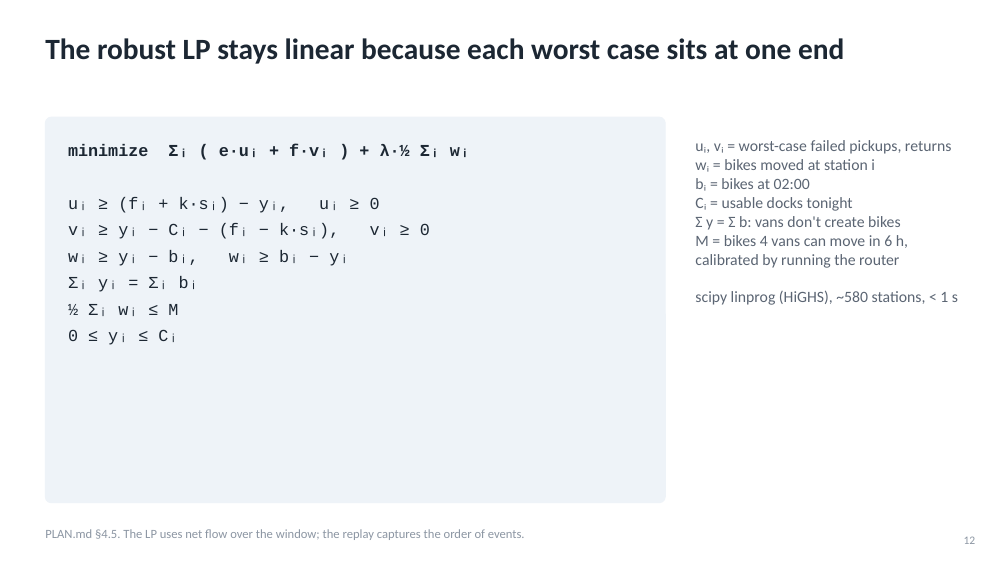
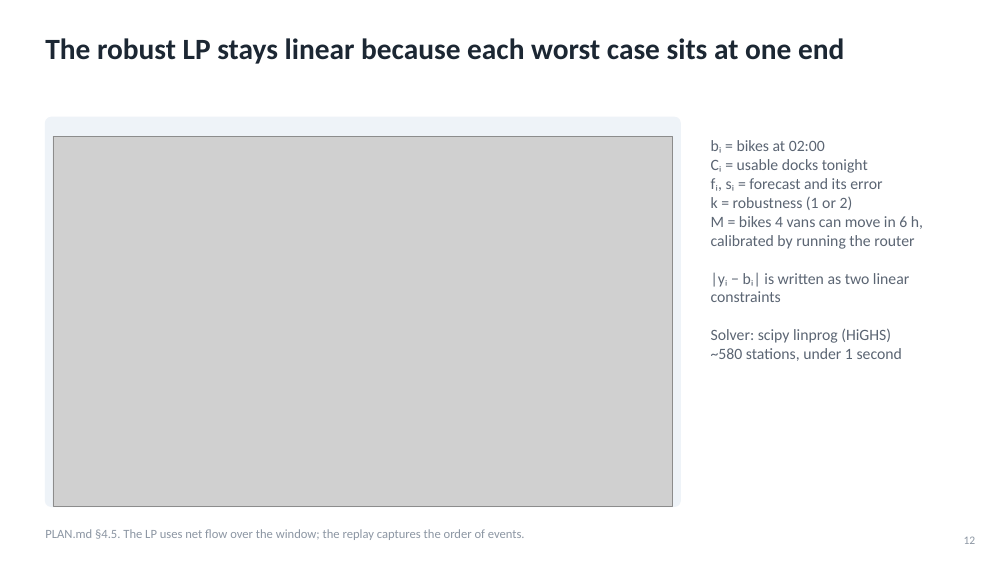
Before and after one commit to gianlucapisa/bluebikes-gbfs, a slide deck: slide 12 of Bluebikes_TA_checkin_2026-11-27.pptx. Drawn at 1008x567 pixels with LibreOffice and Linux fonts; fonts in the diff are those of the drawing; grey boxes stand for pictures. Boxes give left, top, right and bottom in pixels: in the first picture for what was removed or moved away, otherwise in the second. Text is boxed around its words. In the diff, an @@ line names an element or a change of style, - is before the commit and + after.

```diff
--- a/Bluebikes_TA_checkin_2026-11-27.pptx
+++ b/Bluebikes_TA_checkin_2026-11-27.pptx
@@ rounded rectangle: place and size @@
-rounded rectangle at [45,117,665,503]
+rounded rectangle at [45,117,681,507]
@@ picture added at [53,136,673,507] @@
@@ text removed at [68,144,470,345] @@
-minimize Σᵢ ( e·uᵢ + f·vᵢ ) + λ·½ Σᵢ wᵢ
-uᵢ ≥ (fᵢ + k·sᵢ) − yᵢ, uᵢ ≥ 0
-vᵢ ≥ yᵢ − Cᵢ − (fᵢ − k·sᵢ), vᵢ ≥ 0
-wᵢ ≥ yᵢ − bᵢ, wᵢ ≥ bᵢ − yᵢ
-Σᵢ yᵢ = Σᵢ bᵢ
-½ Σᵢ wᵢ ≤ M
-0 ≤ yᵢ ≤ Cᵢ
@@ text at [695,140,951,172]: paragraphs removed @@
-uᵢ, vᵢ = worst-case failed pickups, returns
-wᵢ = bikes moved at station i
@@ text "bᵢ = bikes at 02:00": place and size @@
-text "bᵢ = bikes at 02:00" at [695,140,958,305]
+text "bᵢ = bikes at 02:00" at [711,140,923,361]
@@ text at [711,178,882,210]: text changed @@
-Σ y = Σ b: vans don't create bikes
+fᵢ, sᵢ = forecast and its error
+k = robustness (1 or 2)
@@ text at [711,272,909,361]: text changed @@
-scipy linprog (HiGHS), ~580 stations, < 1 s
+|yᵢ − bᵢ| is written as two linear constraints
+Solver: scipy linprog (HiGHS)
+~580 stations, under 1 second
```
